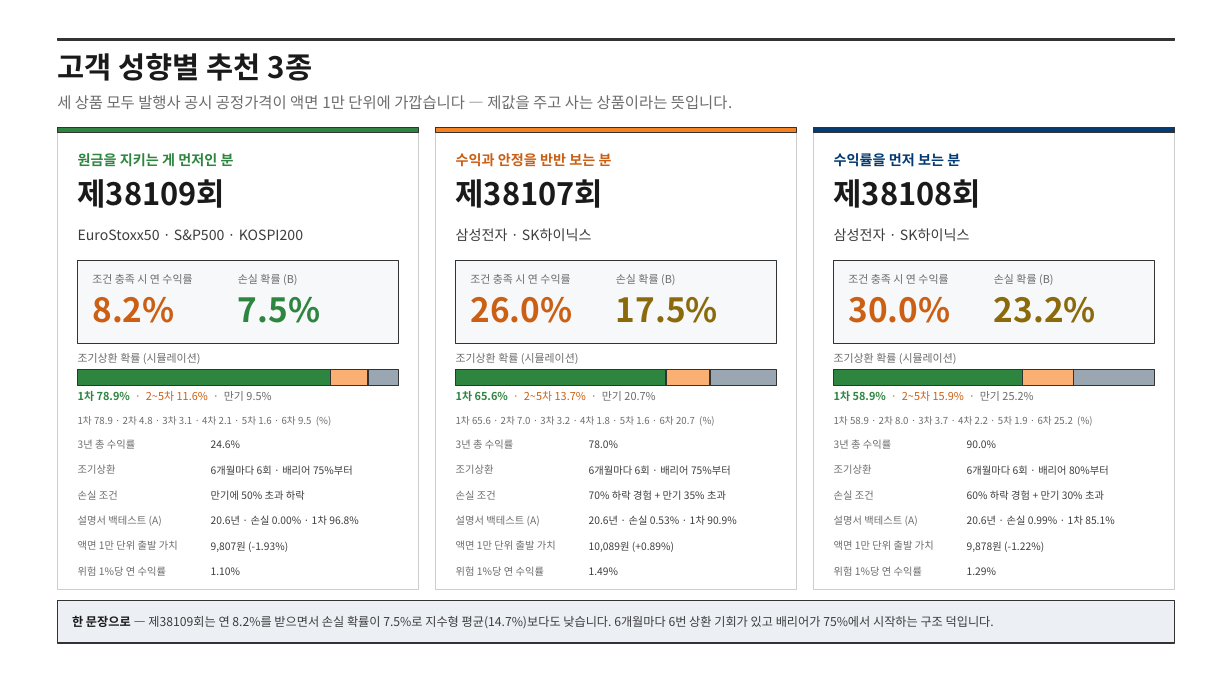
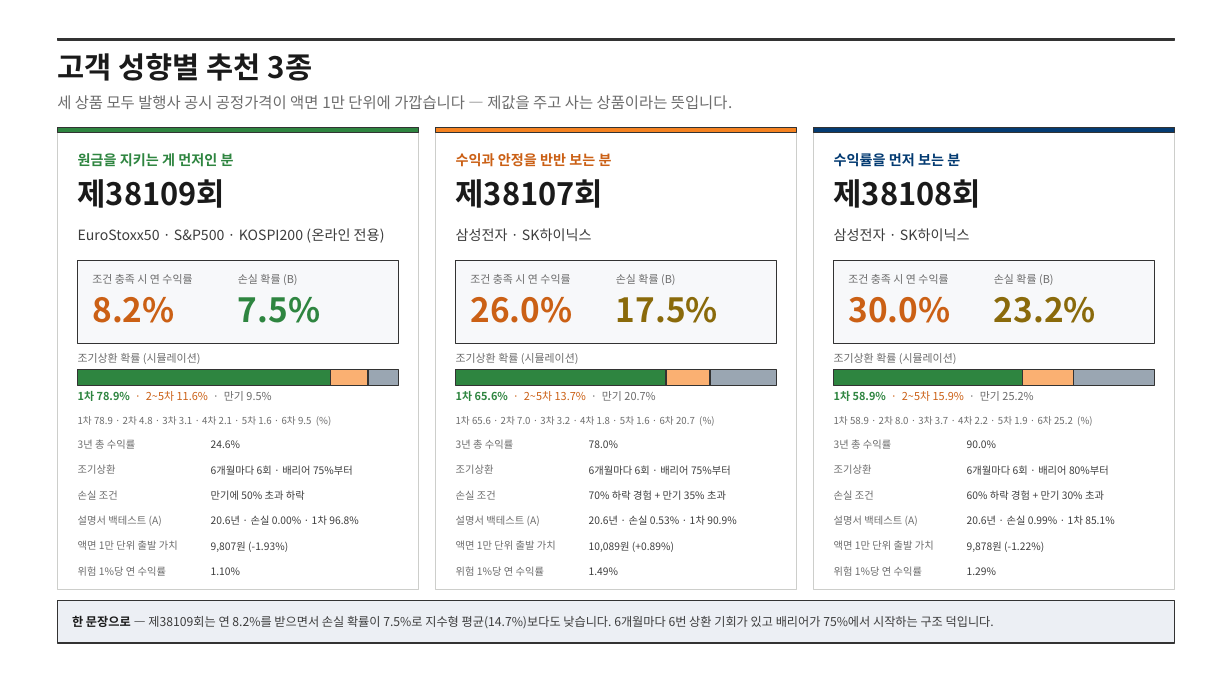
Before and after one commit to hanaroline/work_1, a slide deck: slide 3 of els-sales-deck.pptx. Drawn at 1232x693 pixels with LibreOffice and Linux fonts; fonts in the diff are those of the drawing. Boxes give left, top, right and bottom in pixels: in the first picture for what was removed or moved away, otherwise in the second. Text is boxed around its words. In the diff, an @@ line names an element or a change of style, - is before the commit and + after.

```diff
--- a/els-sales-deck.pptx
+++ b/els-sales-deck.pptx
@@ text at <box>78,228,385,243</box>: text changed @@
-EuroStoxx50 · S&P500 · KOSPI200
+EuroStoxx50 · S&P500 · KOSPI200 (온라인 전용)
```
Also in this commit, not shown: 4 other slides changed, 4 other files.
